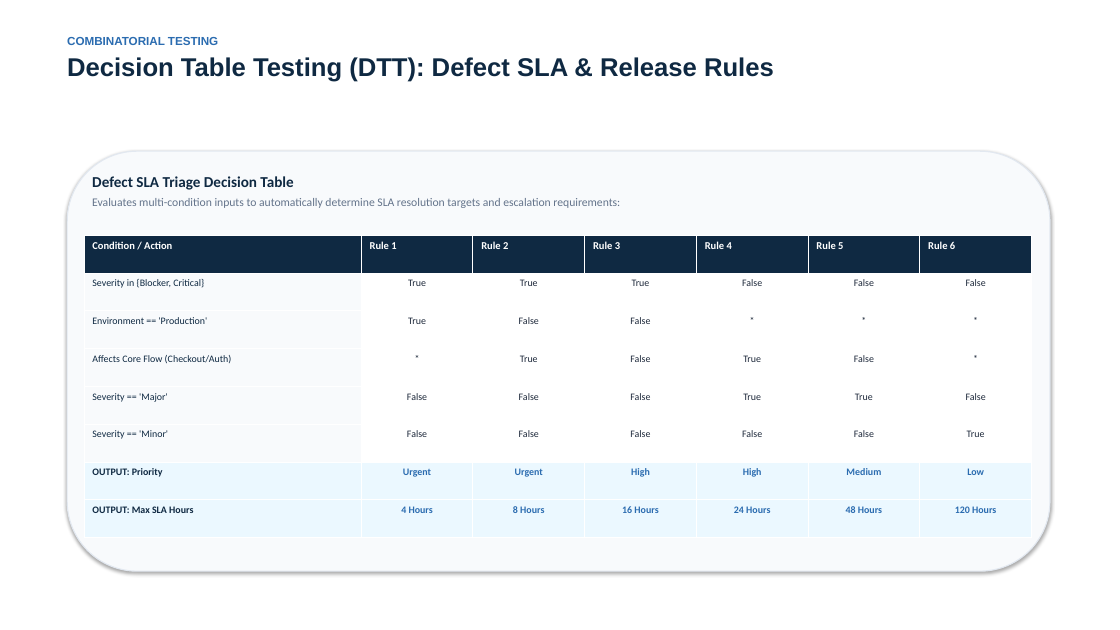
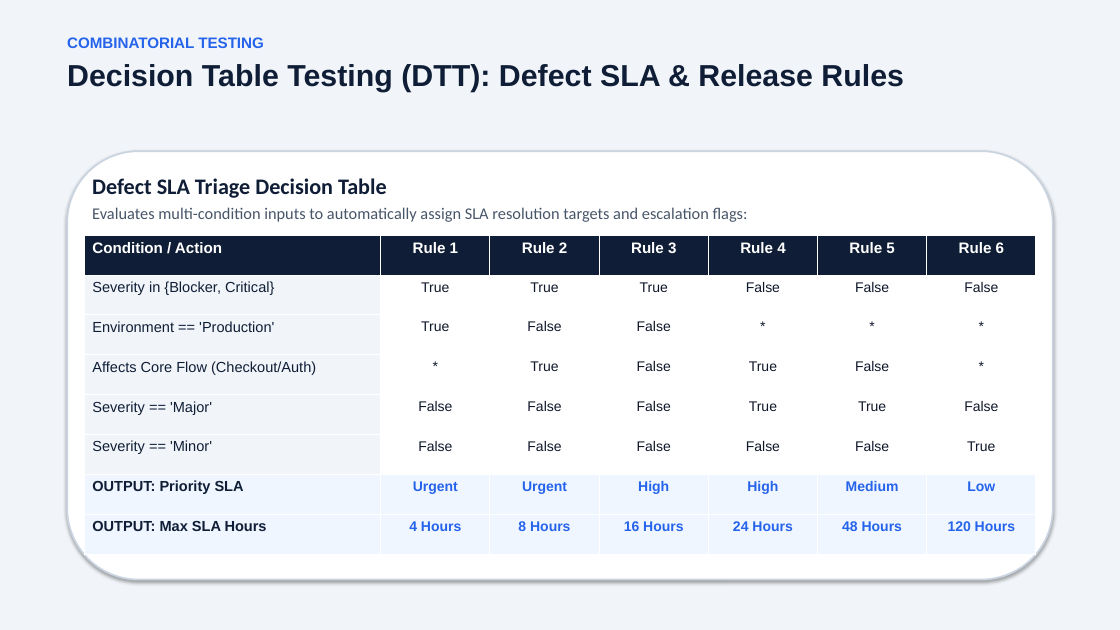
Before and after one commit to eya-khandoudi/TestFlow-ISTQB, a slide deck: slide 7 of docs/TestFlow_ISTQB_Presentation.pptx. Drawn at 1120x630 pixels with LibreOffice and Linux fonts; fonts in the diff are those of the drawing. Boxes give left, top, right and bottom in pixels: in the first picture for what was removed or moved away, otherwise in the second. Text is boxed around its words. In the diff, an @@ line names an element or a change of style, - is before the commit and + after.

Commit message:
Enhance TestFlow presentation with modern 16:9 design and large readable typography

```diff
--- a/docs/TestFlow_ISTQB_Presentation.pptx
+++ b/docs/TestFlow_ISTQB_Presentation.pptx
@@ rectangle added at (x1=0, y1=0, x2=1120, y2=630), fill #F1F5F9 @@
@@ text "COMBINATORIAL TESTING" at (x1=67, y1=37, x2=904, y2=92): size 10 to 13 pt, text colour #2B6CB0 to #2563EB in "COMBINATORIAL TESTING"; size 22 to 26 pt, text colour #0F2942 to #0F1E36 in "Decision Table Testing (DTT): Defect SLA & ..."; more space between paragraphs @@
@@ rounded rectangle resized from (x1=67, y1=151, x2=1050, y2=571) to (x1=67, y1=151, x2=1053, y2=580) @@
@@ rounded rectangle at (x1=67, y1=151, x2=1053, y2=580): fill #F8FAFC to #FFFFFF; outline #E2E8F0 1 pt to #CBD5E1 1.5 pt @@
@@ text at (x1=92, y1=178, x2=387, y2=198): size 13 to 19 pt, text colour #0F2942 to #0F1E36 in "Defect SLA Triage Decision Table" @@
@@ text at (x1=92, y1=207, x2=748, y2=222): text changed; size 10 to 14 pt; text colour #64748B to #475569 @@
-Evaluates multi-condition inputs to automatically determine SLA resolution targets and escalation requirements:
+Evaluates multi-condition inputs to automatically assign SLA resolution targets and escalation flags:
@@ table at (x1=84, y1=235, x2=1036, y2=555) @@
-row 7, column 1: OUTPUT: Priority
+row 7, column 1: OUTPUT: Priority SLA
@@ fill #0F2942 to #0F1E36 in row 1 @@
@@ fill #F8FAFC to #F1F5F9 in 5 cells @@
@@ fill #EBF8FF to #EFF6FF in 14 cells @@
@@ size 9 to 13 pt in "Condition / Action", "Rule 1", "Rule 2", "Rule 3" and 3 more places @@
@@ font Calibri to Arial @@
@@ size 8.5 to 12.5 pt, text colour #0F2942 to #0F1E36 in "Severity in {Blocker, Critical}", "Environment == 'Production'", "Affects Core Flow (Checkout/Auth)", "Severity == 'Major'" and 2 more places @@
@@ size 8.5 to 12 pt in "True", "True", "True", "False" and 38 more places @@
@@ text colour #1E293B to #0F172A in "True", "True", "True", "False" and 26 more places @@
@@ text colour #2B6CB0 to #2563EB in "Urgent", "Urgent", "High", "High" and 8 more places @@
@@ alignment left to centre @@
@@ table resized from (x1=84, y1=235, x2=1032, y2=538) to (x1=84, y1=235, x2=1036, y2=555) @@
```
Also in this commit, not shown: 12 other slides changed, 2 other files.
